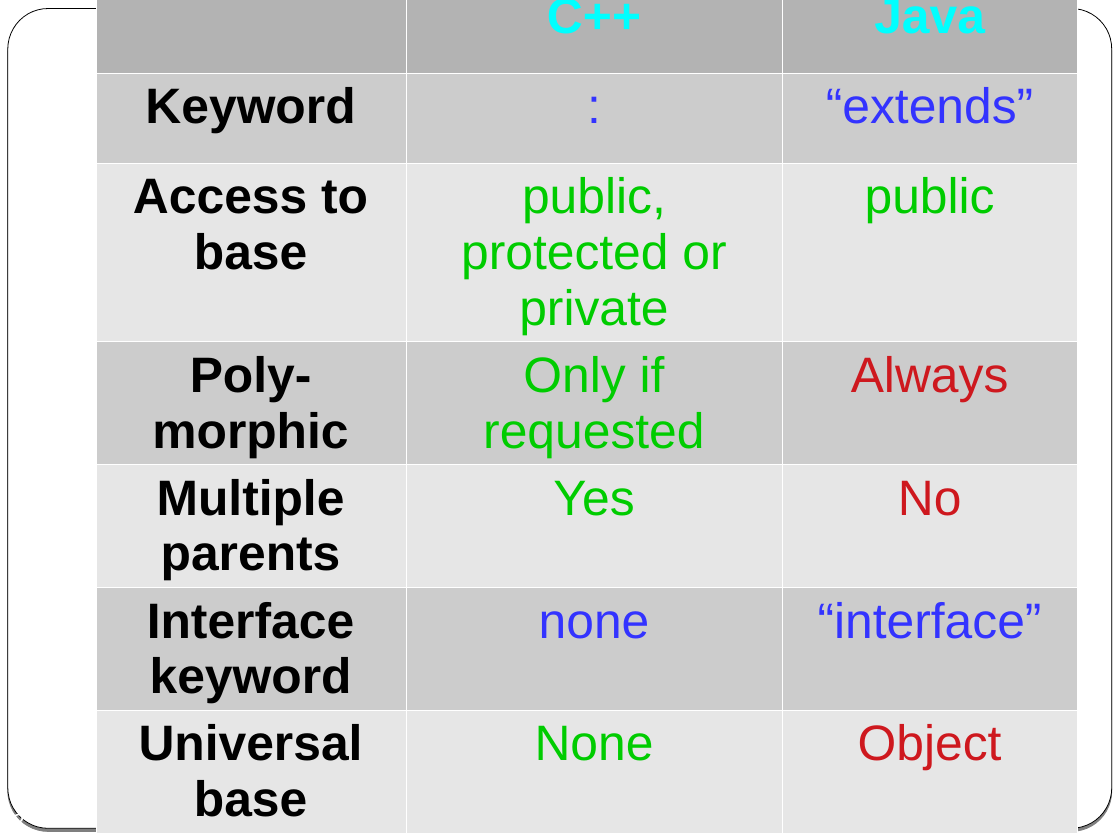
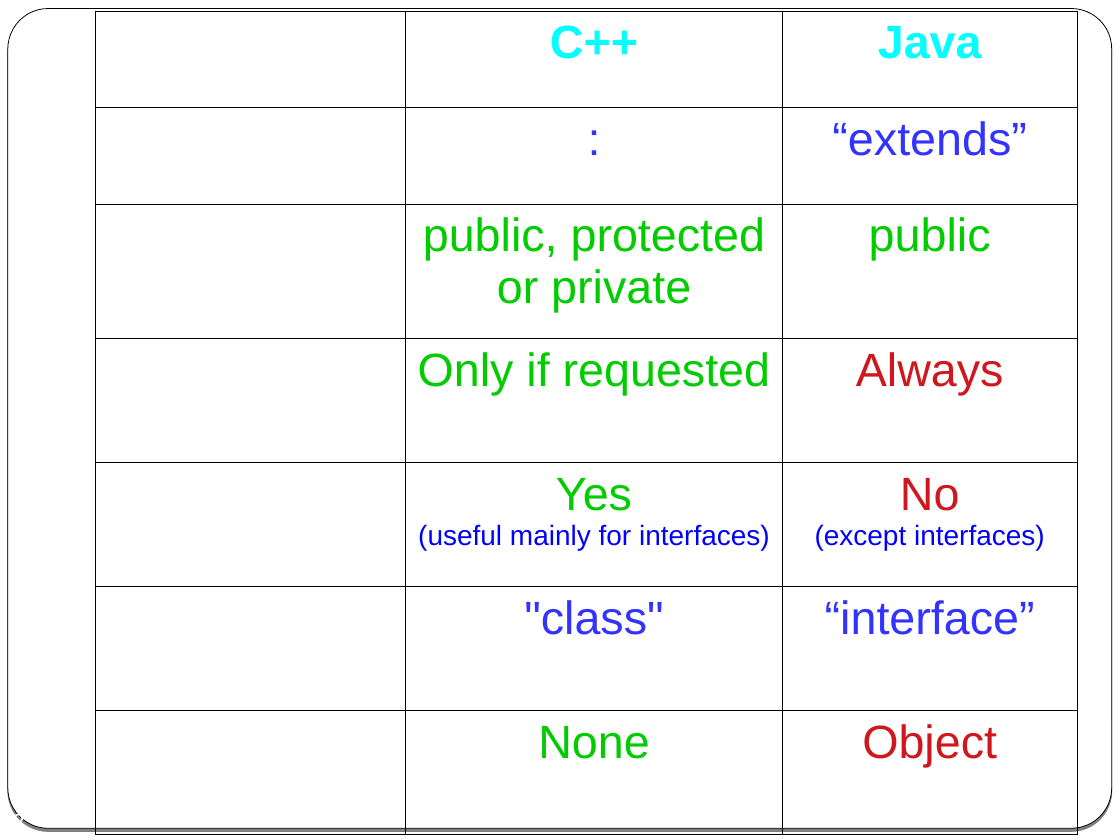
Before and after one commit to cpp-at-ariel/cpp-5781, a slide deck: slide 2 of 06-inheritance/slides-inheritance.odp. Drawn at 1120x840 pixels with LibreOffice and Linux fonts; fonts in the diff are those of the drawing. Boxes give left, top, right and bottom in pixels: in the first picture for what was removed or moved away, otherwise in the second. Text is boxed around its words. In the diff, an @@ line names an element or a change of style, - is before the commit and + after.

```diff
--- a/06-inheritance/slides-inheritance.odp
+++ b/06-inheritance/slides-inheritance.odp
@@ table at box(95, 11, 1076, 834) @@
-row 5, column 2: Yes
+row 5, column 2: Yes (useful mainly for interfaces)
-row 5, column 3: No
+row 5, column 3: No (except interfaces)
@@ row 6, column 2: "none" to ""class"" @@
@@ fill #B3B3B3 to none in 2 cells @@
@@ fill #CCCCCC to none in 9 cells @@
@@ fill #E6E6E6 to none in 9 cells @@
@@ size 32 to 30 pt in "C++", "Java", "Keyword", ":" and 13 more places @@
@@ text colour #000000 to #FFFFFF in "Keyword", "Access to base", "Poly-morphic", "Multiple parents" and 2 more places @@
@@ borders changed @@
@@ table: place and size @@
-table at box(95, 0, 1076, 833)
+table at box(95, 11, 1076, 834)
```
Also in this commit, not shown: 2 other slides changed, 2 other files.
